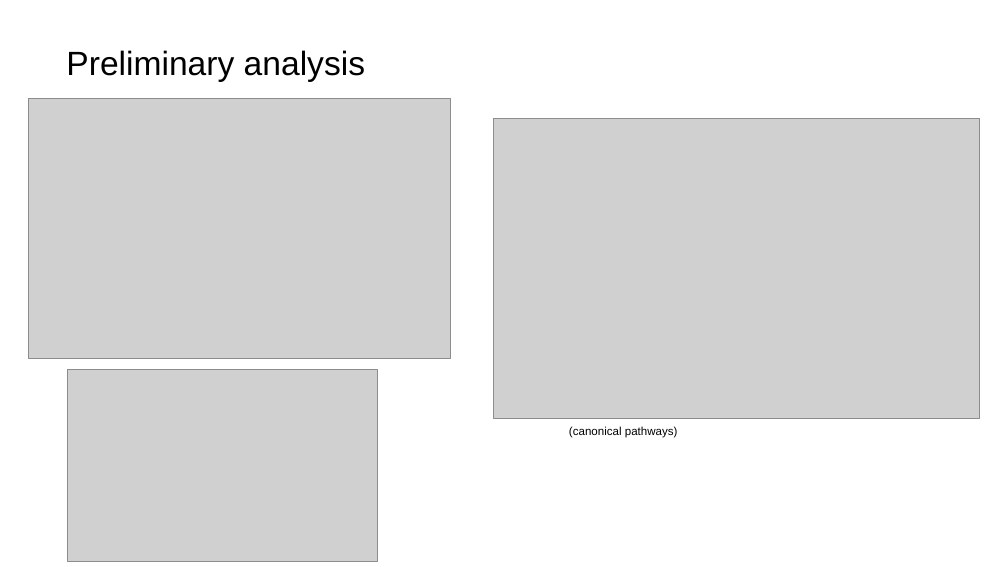
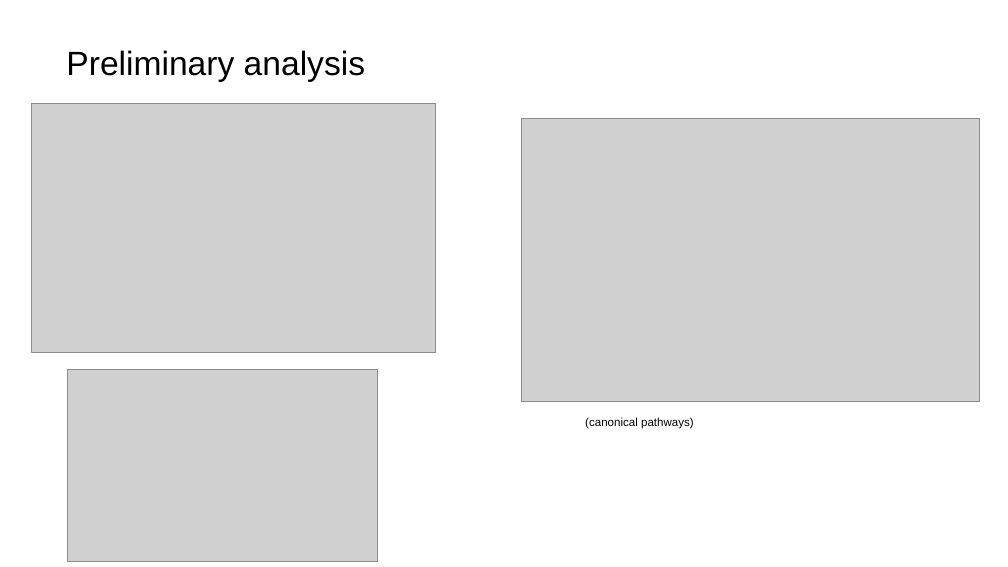
Before and after one commit to nkdst/proteofit, a slide deck: slide 6 of documents/221103_bachelor_outline.pptx (slide 5 before the commit). Drawn at 1008x567 pixels with LibreOffice and Linux fonts; fonts in the diff are those of the drawing; grey boxes stand for pictures; background and template pictures are left out. Boxes give left, top, right and bottom in pixels: in the first picture for what was removed or moved away, otherwise in the second. Text is boxed around its words. In the diff, an @@ line names an element or a change of style, - is before the commit and + after.

```diff
--- a/documents/221103_bachelor_outline.pptx
+++ b/documents/221103_bachelor_outline.pptx
@@ picture: place and size @@
-picture at [29,98,451,358]
+picture at [31,104,436,352]
@@ picture: place and size @@
-picture at [494,118,980,418]
+picture at [522,118,980,401]
@@ text "(canonical pathways)": place and size @@
-text "(canonical pathways)" at [569,426,678,438]
+text "(canonical pathways)" at [585,417,694,429]
```
Also in this commit, not shown: 5 other slides changed, 1 other file.
